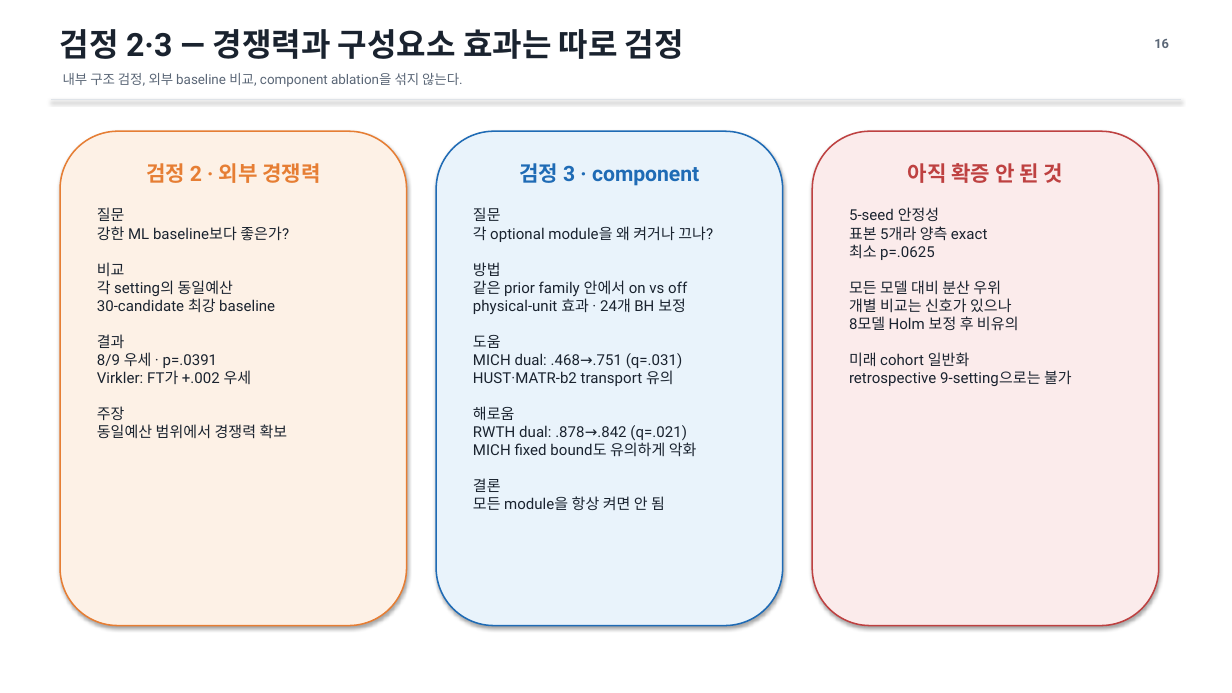
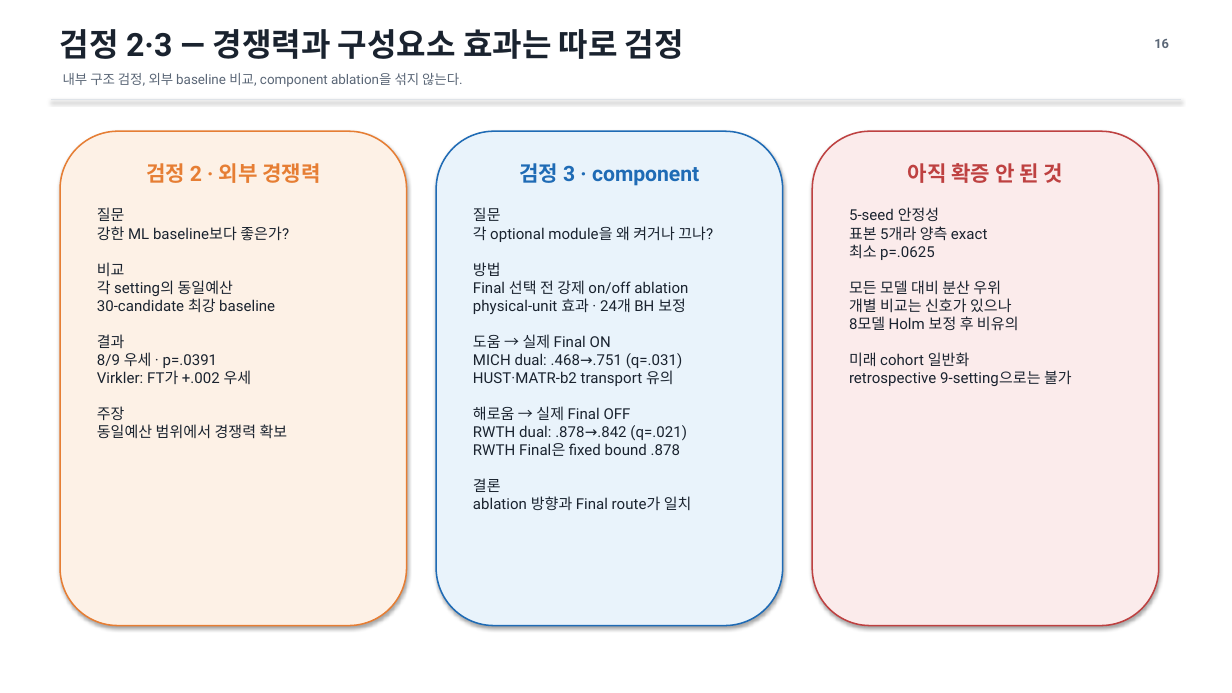
Before and after one commit to amumujs-create/pp-extrapolation, a slide deck: slide 16 of ppt/PP-X_Final_Visual_Talk_20min.pptx. Drawn at 1232x693 pixels with LibreOffice and Linux fonts; fonts in the diff are those of the drawing. Boxes give left, top, right and bottom in pixels: in the first picture for what was removed or moved away, otherwise in the second. Text is boxed around its words. In the diff, an @@ line names an element or a change of style, - is before the commit and + after.

```diff
--- a/ppt/PP-X_Final_Visual_Talk_20min.pptx
+++ b/ppt/PP-X_Final_Visual_Talk_20min.pptx
@@ text at <box>473,207,713,510</box>: text changed @@
-질문
-각 optional module을 왜 켜거나 끄나?
-방법
-같은 prior family 안에서 on vs off
-physical-unit 효과 · 24개 BH 보정
-도움
-MICH dual: .468→.751 (q=.031)
-HUST·MATR-b2 transport 유의
-해로움
-RWTH dual: .878→.842 (q=.021)
-MICH fixed bound도 유의하게 악화
-결론
-모든 module을 항상 켜면 안 됨
+질문
+각 optional module을 왜 켜거나 끄나?
+방법
+Final 선택 전 강제 on/off ablation
+physical-unit 효과 · 24개 BH 보정
+도움 → 실제 Final ON
+MICH dual: .468→.751 (q=.031)
+HUST·MATR-b2 transport 유의
+해로움 → 실제 Final OFF
+RWTH dual: .878→.842 (q=.021)
+RWTH Final은 fixed bound .878
+결론
+ablation 방향과 Final route가 일치
```
Also in this commit, not shown: 1 other slide changed, 1 other file.
